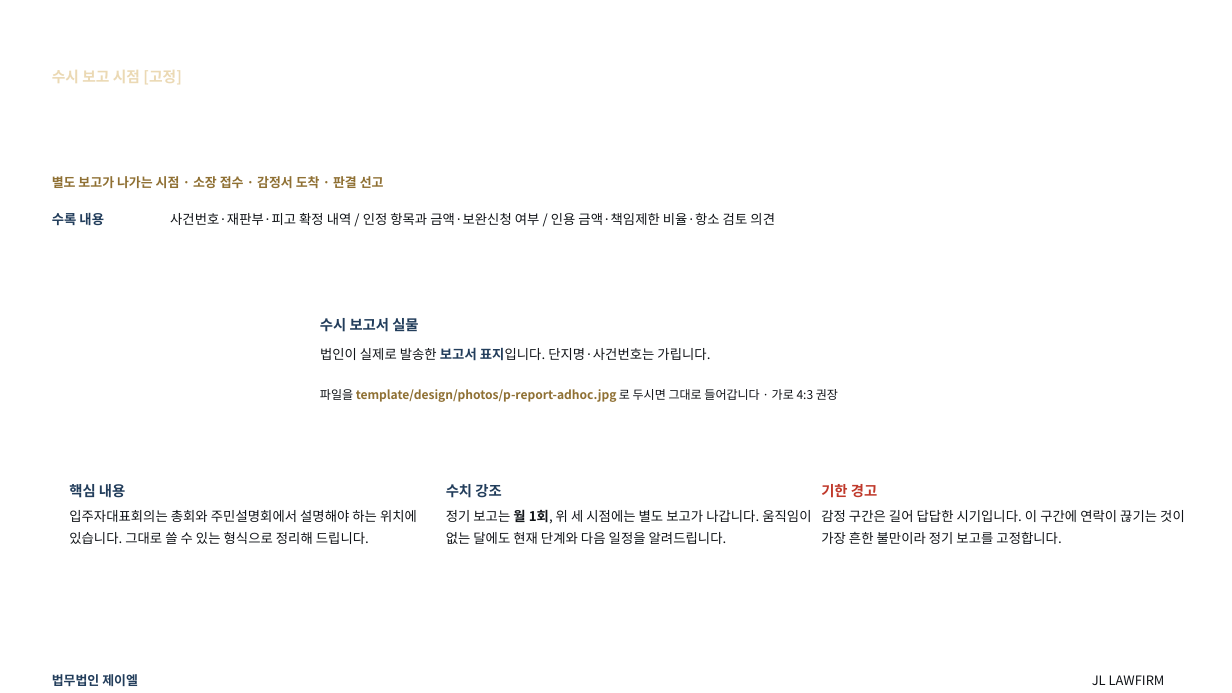
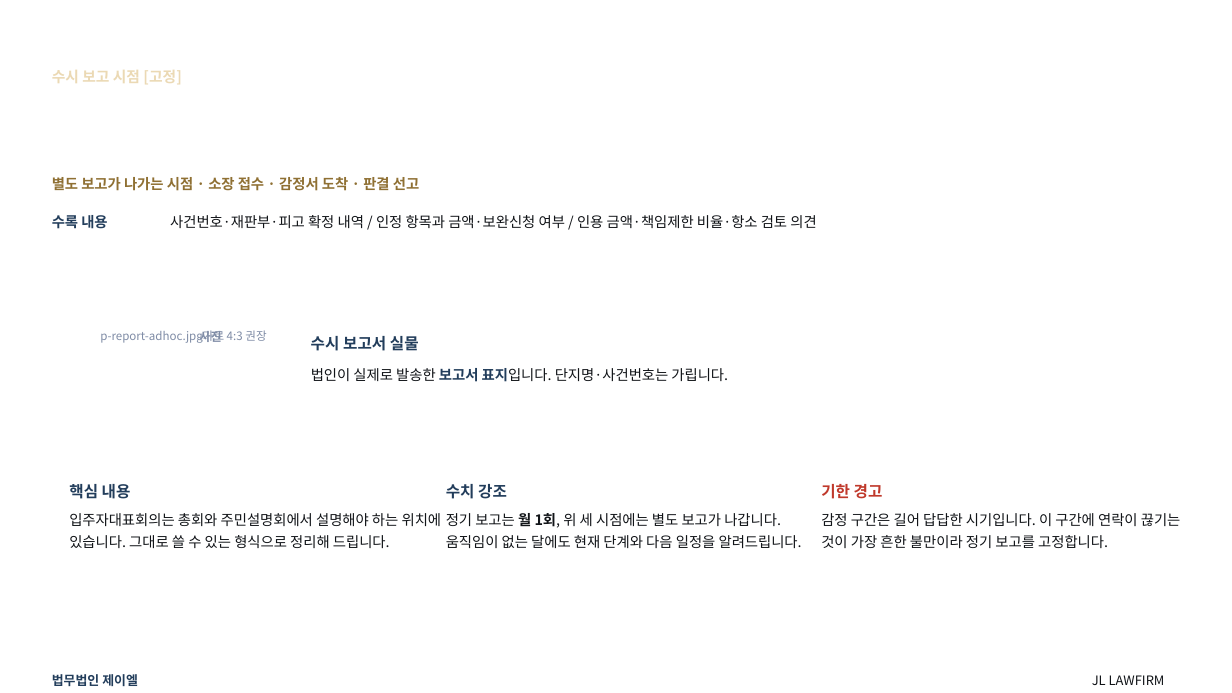
Before and after one commit to kingjin77-rgb/jl-magazine, a slide deck: slide 82 of template/design/preview/JL_하자소송_기본제안서.pptx (slide 78 before the commit). Drawn at 1232x693 pixels with LibreOffice and Linux fonts; fonts in the diff are those of the drawing; background and template pictures are left out. Boxes give left, top, right and bottom in pixels: in the first picture for what was removed or moved away, otherwise in the second. Text is boxed around its words. In the diff, an @@ line names an element or a change of style, - is before the commit and + after.

```diff
--- a/template/design/preview/JL_하자소송_기본제안서.pptx
+++ b/template/design/preview/JL_하자소송_기본제안서.pptx
@@ text "별도 보고가 나가는 시점 · ..." at [52,177,419,191]: size 10.1 to 11.2 pt; line spacing 14.1pt to 15.6pt @@
@@ text "수록 내용" at [52,215,107,229]: size 10.4 to 11.2 pt; line spacing 16.2pt to 17.3pt @@
@@ text "사건번호·재판부·피고 확정 내역 / 인정 ..." at [170,215,816,228]: size 10.4 to 11.2 pt; line spacing 16.2pt to 17.3pt @@
@@ text added at [200,328,222,344], 9.4 pt, text #7F8CA6, bold @@
+사진
@@ text added at [100,330,266,343], 9 pt, text #7F8CA6 @@
+p-report-adhoc.jpg가로 4:3 권장
@@ size 11.2 to 12.2 pt; line spacing 15.6pt to 17.1pt in 4 elements at [69,484,131,499], [446,484,507,499], [821,484,883,499], [311,336,419,351] @@
@@ text "수시 보고서 실물": place and size @@
-text "수시 보고서 실물" at [320,318,418,332]
+text "수시 보고서 실물" at [311,336,419,351]
@@ text "법인이 실제로 발송한 보고서 표지입니다. ...": place and size @@
-text "법인이 실제로 발송한 보고서 표지입니다. ..." at [320,347,710,361]
+text "법인이 실제로 발송한 보고서 표지입니다. ..." at [311,368,728,382]
@@ text "법인이 실제로 발송한 보고서 표지입니다. ..." at [311,368,728,382]: size 10.4 to 11.2 pt; line spacing 17.7pt to 19pt @@
@@ text removed at [320,389,838,402] @@
-파일을 template/design/photos/p-report-adhoc.jpg 로 두시면 그대로 들어갑니다 · 가로 4:3 권장
@@ size 10.4 to 11.2 pt; line spacing 16.7pt to 17.9pt in 3 elements at [69,513,442,548], [446,510,802,548], [821,513,1181,548] @@
```
Also in this commit, not shown: 81 other slides changed, 4 slides added, 2 other files.
